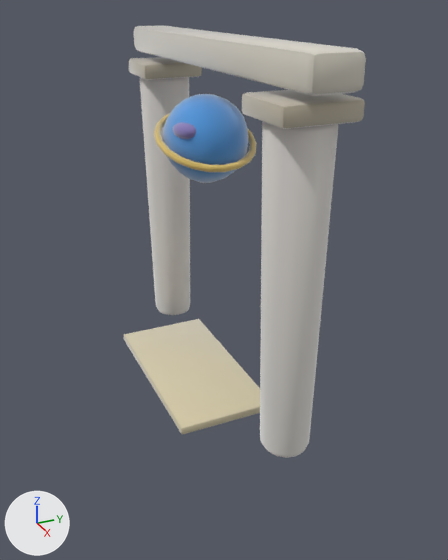
One commit to the glTF model assets/models/gates/bbc49542.glb: the scene before it, then after it.
Before and after are seen from a 50 mm camera at (6.65, -2.92, 4.59) aimed at (0.45, -0.13, 1.49). Arrows for +X, +Y and +Z are at lower left; the lights stay in place. The first picture is the older version. Vertices at exactly the same position are counted once.

Names of what the first picture shows: 'gate_bbc49542'.
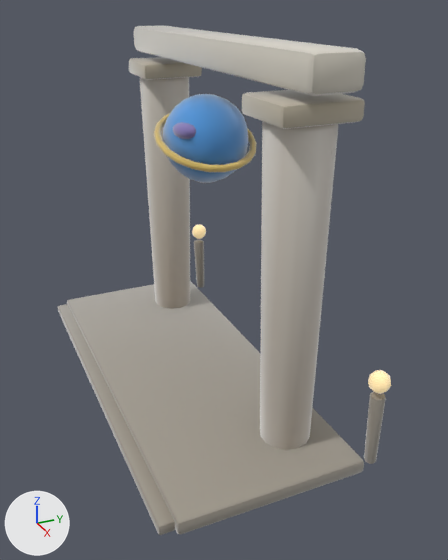
Where the change shows, as pixel boxes (x1, y1, x2, y2) in the pictures (448 x 560 px):
'gate_bbc49542', reshaped (37% wider, 18% taller): before (124, 26, 366, 458); after (58, 26, 391, 535)
part 1 of me_gate_bbc49542, added: after (67, 281, 364, 534)
part 2 of me_gate_bbc49542, added: after (192, 224, 206, 239)
part 3 of me_gate_bbc49542, added (beige): after (368, 370, 391, 394)
part 4 of me_gate_bbc49542, added: after (194, 240, 204, 287)
part 5 of me_gate_bbc49542, added: after (364, 392, 386, 464)
part 6 of me_gate_bbc49542, added: after (58, 304, 175, 535)
part 7 of me_gate_bbc49542, recoloured: before (124, 88, 328, 458); after (145, 88, 328, 450)

Edits to the bpy script that builds the scene:
```text
Add mat_clay__9e978a_0_93:
    mat_clay__9e978a_0_93 = bpy.data.materials.new('clay_#9E978A_0.93_-')
    # nodes: BsdfPrincipled, Mix, OutputMaterial, VertexColor
    # colours: grey #9e978a, mixed with the vertex colours
Add mat_clay__ffe2a8_0_95__ffe2a8:
    mat_clay__ffe2a8_0_95__ffe2a8 = bpy.data.materials.new('clay_#FFE2A8_0.95_#FFE2A8')
    # nodes: BsdfPrincipled, Mix, OutputMaterial, VertexColor
    # colours: beige #bca67a, beige #ffe2a8, mixed with the vertex colours
Add mat_clay__b9b2a2_0_93:
    mat_clay__b9b2a2_0_93 = bpy.data.materials.new('clay_#B9B2A2_0.93_-')
    # nodes: BsdfPrincipled, Mix, OutputMaterial, VertexColor
    # colours: grey #b9b2a2, mixed with the vertex colours
Change me_gate_bbc49542:
    used by ob_gate_bbc49542; location = (0.0, 0.0, 0.0)
    remove me_gate_bbc49542.from_pydata(...)  # 1296 vertices, 2556 faces; spans x -2.39..2.4, y -1.0..0.45, z 0.0..4.22
    add me_gate_bbc49542.from_pydata(...)  # 1796 vertices, 3528 faces; spans x -2.57..2.57, y -1.71..0.83, z 0.0..4.22
    me_gate_bbc49542 part 1: the loose piece of 56 vertices spanning x -1.2..1.2, y -1.0..0.2, z 0.0..0.1 is copied, and the copy is multiplied about its middle by the matrix ((2.143, 0.002, -0.016), (-0.002, 1.754, -0.013), (-0.002, 0.001, 1.585)), then moved by (0.0, -0.1, 0.03), in mat_clay__9e978a_0_93; it spans x -2.57..2.57, y -1.55..0.55, z 0.0..0.16
    me_gate_bbc49542 part 2: the loose piece of 52 vertices spanning x -0.38..-0.06, y -0.52..-0.28, z 2.85..3.0 is copied, and the copy is scaled about its middle by (0.766, 0.921, 1.57), then moved by (-2.22, 1.12, -1.91), in mat_clay__ffe2a8_0_95__ffe2a8; it spans x -2.56..-2.32, y 0.61..0.83, z 0.9..1.14
    me_gate_bbc49542 part 3: a new loose piece, a UV sphere (10 segments, 6 rings, poles along z) spanning x 2.32..2.56, y 0.6..0.83, z 0.9..1.14, in mat_clay__ffe2a8_0_95__ffe2a8
    me_gate_bbc49542 part 4: a new loose piece of 114 vertices spanning x -2.53..-2.36, y 0.63..0.8, z 0.01..0.85, in mat_clay__9e978a_0_93
    me_gate_bbc49542 part 5: a new loose piece of 114 vertices spanning x 2.35..2.52, y 0.63..0.8, z 0.0..0.86, in mat_clay__9e978a_0_93
    me_gate_bbc49542 part 6: a new loose piece of 56 vertices spanning x -2.49..2.49, y -1.71..-1.37, z 0.0..0.12, in mat_clay__9e978a_0_93
    me_gate_bbc49542 part 7: 2509 kept faces spanning x -2.39..2.4, y -1.0..0.45, z 0.0..4.2 get new vertex colours
    other edits to the shape of me_gate_bbc49542 do not show in these pictures
    add me_gate_bbc49542.materials.append(mat_clay__9e978a_0_93)
    add me_gate_bbc49542.materials.append(mat_clay__b9b2a2_0_93)
    add me_gate_bbc49542.materials.append(mat_clay__ffe2a8_0_95__ffe2a8)
```
